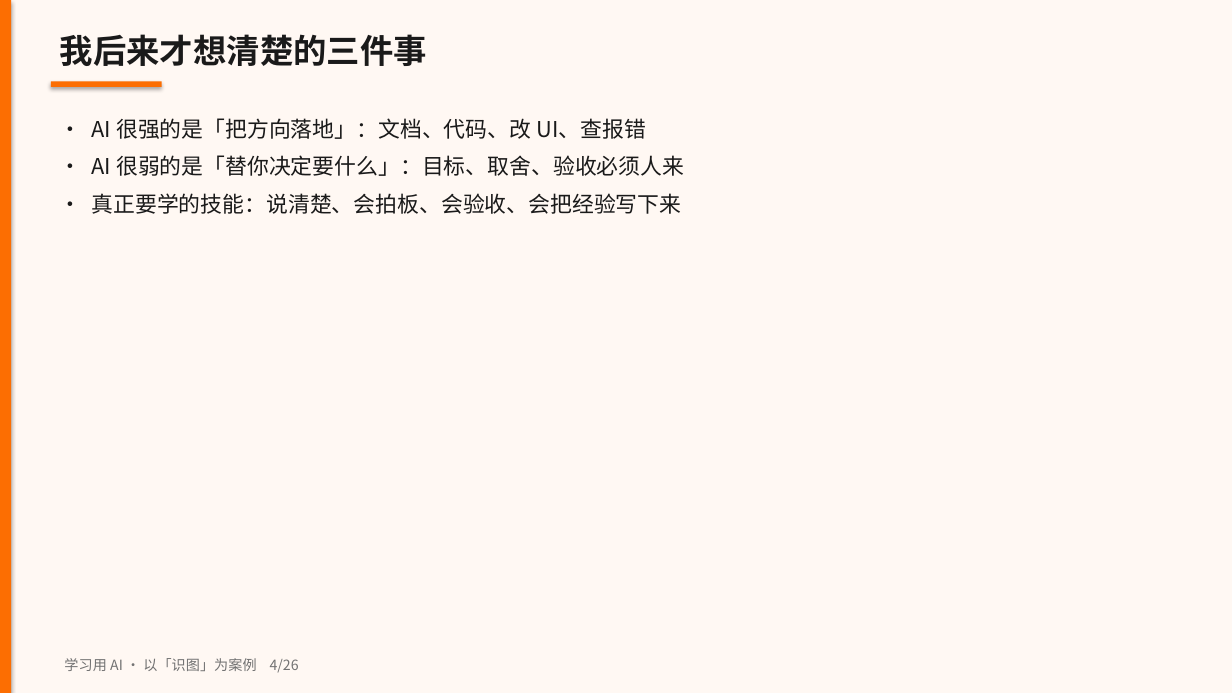
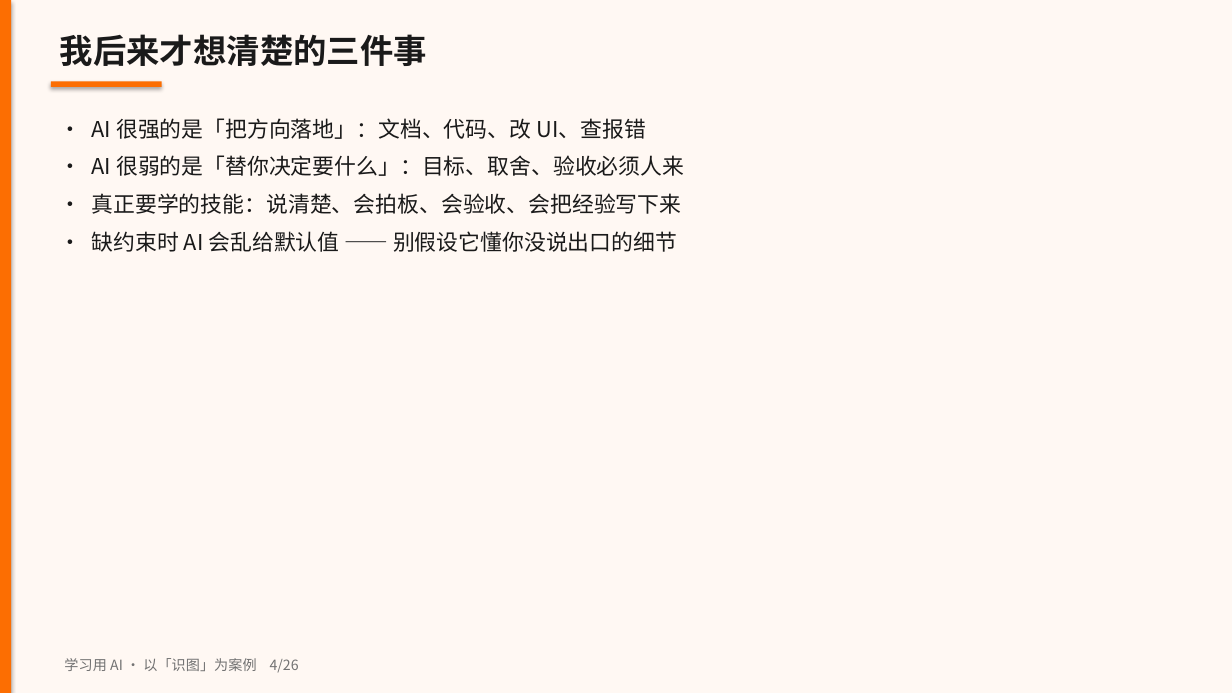
Before and after one commit to jason-jianghv/recognizeGraph, a slide deck: slide 4 of docs/share/识图-Cursor协作复盘.pptx. Drawn at 1232x693 pixels with LibreOffice and Linux fonts; fonts in the diff are those of the drawing. Boxes give left, top, right and bottom in pixels: in the first picture for what was removed or moved away, otherwise in the second. Text is boxed around its words. In the diff, an @@ line names an element or a change of style, - is before the commit and + after.

```diff
--- a/docs/share/识图-Cursor协作复盘.pptx
+++ b/docs/share/识图-Cursor协作复盘.pptx
@@ text at (91, 231, 677, 252): paragraph added @@
+• 缺约束时 AI 会乱给默认值 —— 别假设它懂你没说出口的细节
```
Also in this commit, not shown: 5 other slides changed, 4 other files.
